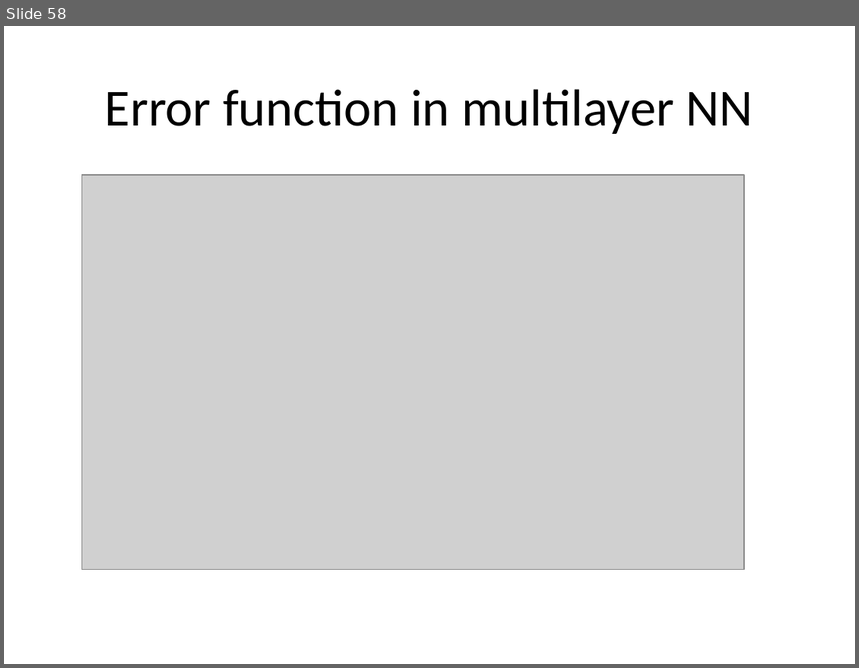
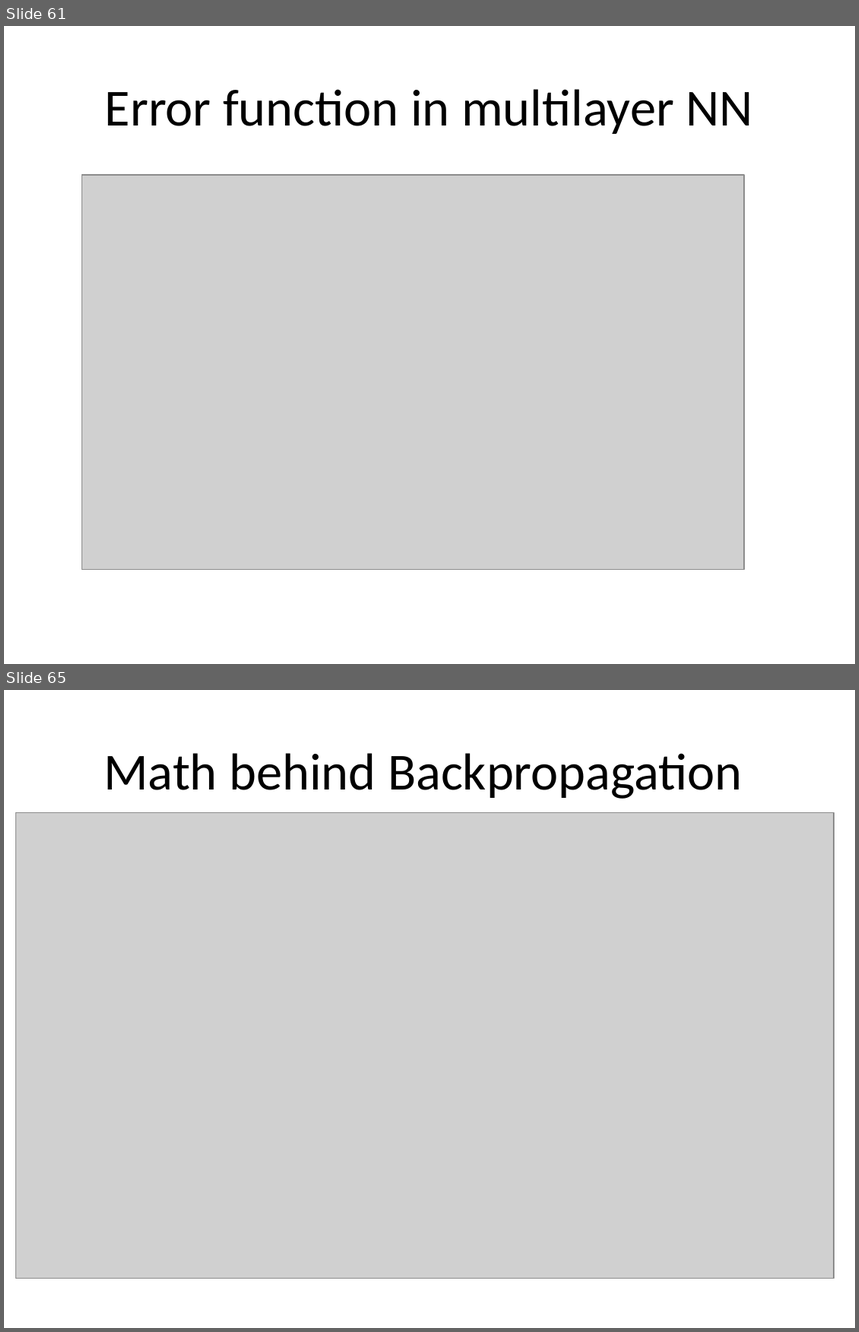
Before and after one commit to rahulbudholiya/DLWorkshop, a slide deck: presentation/Lecture 1 Deep learning/DL Presentation.pptx. Shown one above the other, each under a label of ours: slide 58 before the commit, slides 61 and 65 after it; the slides between them are not shown. The pictures are 859x668 and 859x1332 pixels, drawn with LibreOffice and Linux fonts; fonts in the diff are those of the drawing; grey boxes stand for pictures. Boxes give left, top, right and bottom in pixels: in the first picture for what was removed or moved away, otherwise in the second. Text is boxed around its words. In the diff, an @@ line names an element or a change of style, - is before the commit and + after.

```diff
--- a/presentation/Lecture 1 Deep learning/DL Presentation.pptx
+++ b/presentation/Lecture 1 Deep learning/DL Presentation.pptx
@@ slide 65 added at [4,690,855,1328], background #FFFFFF @@
@@ title added at [104,753,743,799], 44 pt, text #000000 @@
+Math behind Backpropagation
@@ picture added at [16,813,834,1279] @@
@@ what was slide 58 is now slide 61 @@
```
Also in this commit, not shown: 2 slides changed, 8 other slides added, 1 slide removed.
